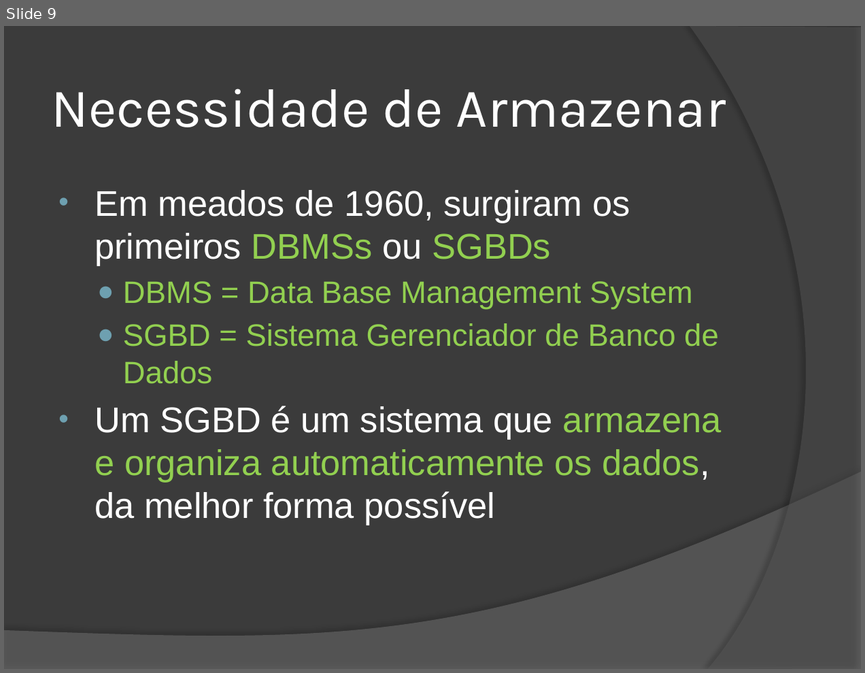
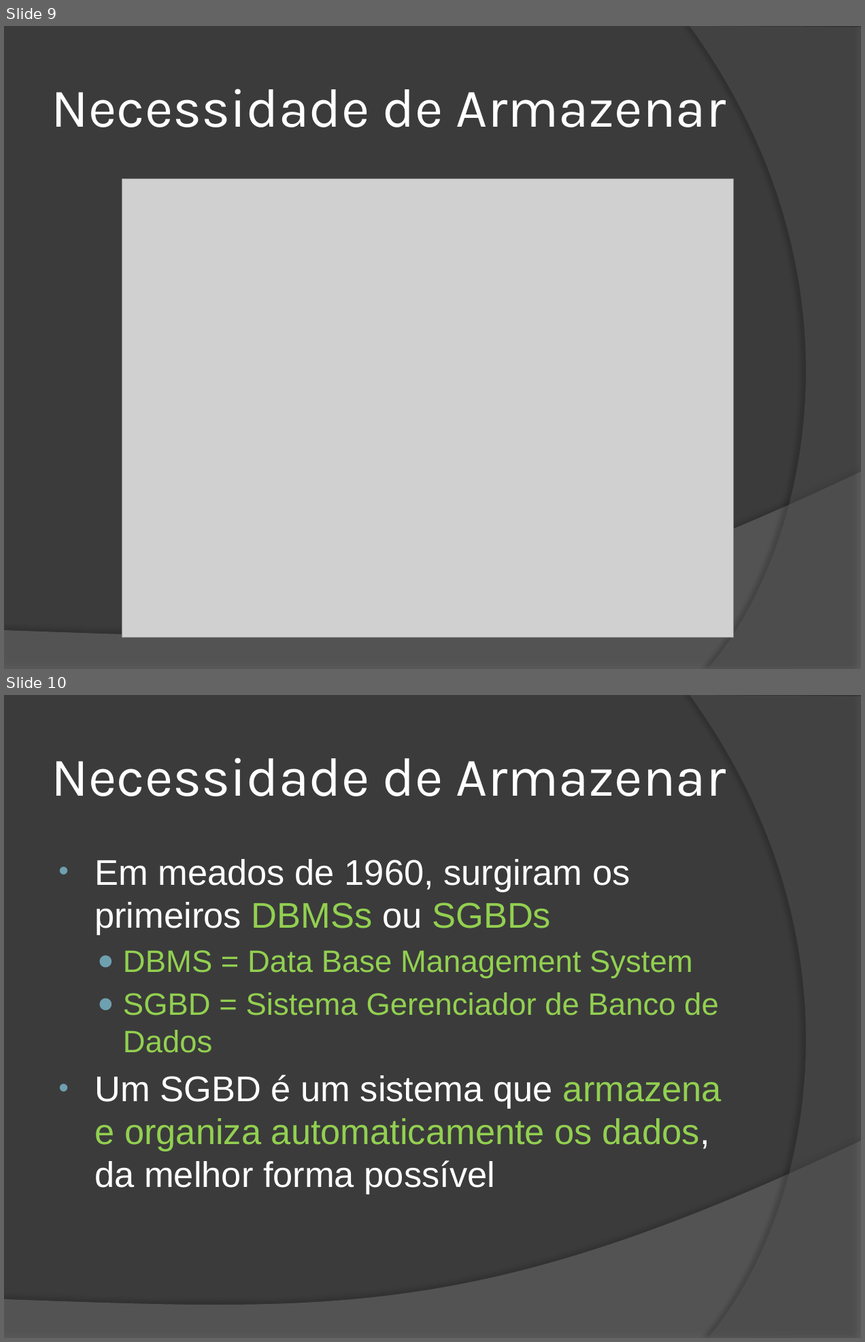
Before and after one commit to wind39/wind39.github.io, a slide deck: curso/modulo3capitulo1.pptx. Shown one above the other, each under a label of ours: slide 9 before the commit, slides 9 and 10 after it. The pictures are 865x673 and 865x1342 pixels, drawn with LibreOffice and Linux fonts; fonts in the diff are those of the drawing; grey boxes stand for pictures. Boxes give left, top, right and bottom in pixels: in the first picture for what was removed or moved away, otherwise in the second. Text is boxed around its words. In the diff, an @@ line names an element or a change of style, - is before the commit and + after.

```diff
--- a/curso/modulo3capitulo1.pptx
+++ b/curso/modulo3capitulo1.pptx
@@ slide 9 added at (4,26,861,669), background #3B3B3B; not listed: 2 template elements that a slide beside it also shows @@
@@ title added at (51,89,725,127), 46 pt, text #FFFFFF @@
+Necessidade de Armazenar
@@ picture added at (122,178,734,637) @@
@@ what was slide 9 is now slide 10 @@
```
Also in this commit, not shown: 13 other files.
